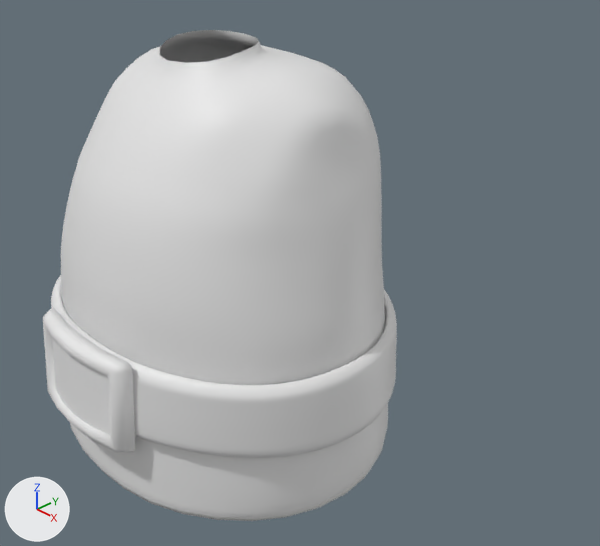
An edit to the Blender file link_awakening.blend, drawn before and after from the same camera.
Rendered twice from a 50 mm lens placed at (1.145, -0.853, 0.369), pointed at (0.131, 0.099, -0.359). The lights are fixed; the arrows at lower left show +X, +Y and +Z.

Script lines for the objects in view, before the commit:
```python
me_cube_001 = bpy.data.meshes.new('Cube.001')
me_cube_001.from_pydata(...)  # 3305 vertices, 3231 faces; spans x -0.366..0.366, y -0.294..0.303, z -0.712..0.066
me_cube_001.polygons.foreach_set('use_smooth', [True] * 3231)
me_cube_004 = bpy.data.meshes.new('Cube.004')
me_cube_004.from_pydata(...)  # 2048 vertices, 2048 faces; spans x -0.378..0.378, y -0.305..0.311, z -0.559..-0.397
me_cube_004.polygons.foreach_set('use_smooth', [True] * 2048)
me_cube_006 = bpy.data.meshes.new('Cube.006')
me_cube_006.from_pydata(...)  # 78 vertices, 70 faces; spans x -0.136..0.136, y -0.044..0.046, z -0.091..0.089
me_cube_006.polygons.foreach_set('use_smooth', [True] * 70)
ob_belt = bpy.data.objects.new('belt', me_cube_004)
ob_belt.location = (0.0, 0.0, 0.0)
ob_belt_front = bpy.data.objects.new('belt front', me_cube_006)
ob_belt_front.location = (0.0, -0.307, -0.478)
ob_belt_front.rotation_euler = (-0.0425, 0.0, 0.0)  # degrees (-2.4, 0, 0)
ob_belt_front.scale = (1.0, 0.629, 1.0)
ob_chest = bpy.data.objects.new('chest', me_cube_001)
ob_chest.location = (0.0, 0.0, 0.0)
```
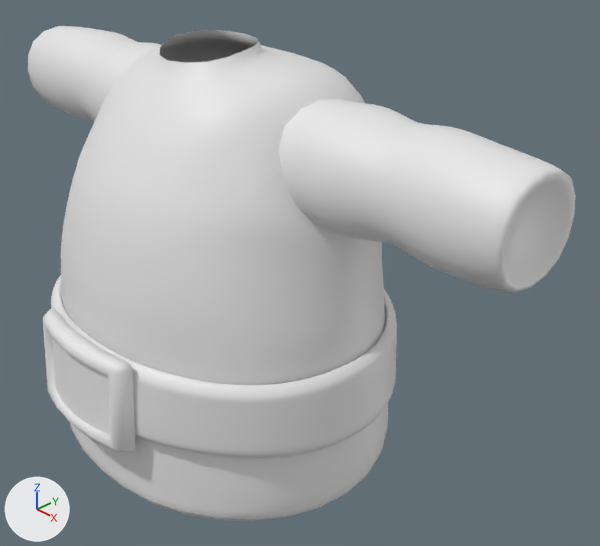
Commit message: add arm

Boxes (x1, y1, x2, y2) around the edits, measured in the pictures (600 x 546 px; the box of a moved part takes in the faces that stretch with it):
'arm', added: after (28, 26, 576, 293)
part 1 of me_cube_001, moved or reshaped: before (232, 71, 381, 253); after (232, 71, 365, 253)

What changed in the scene script:
```text
Change me_cube_001:
    where me_cube_001.from_pydata(...)  # 3305 vertices, 3231 faces; spans x -0.366..0.366, y -0.294..0.303, z -0.712..0.066
    used by ob_chest; location = (0.0, 0.0, 0.0)
    me_cube_001 part 1: 84 of 3305 vertices moved; they spanned x 0.185..0.305, y -0.07..0.189, z -0.207..0.018 and now span x 0.184..0.304, y -0.07..0.189, z -0.207..0.018; mean shift (-0.014, 0.0, 0.0); largest move (0.262, 0.116, -0.077) -> (0.241, 0.116, -0.077)
Add me_cube_007:
    me_cube_007.from_pydata(...)  # 33 vertices, 32 faces; spans x -1.78..2.64, y -0.96..1.19, z -0.99..0.97
    me_cube_007.polygons.foreach_set('use_smooth', [True] * 32)
Add ob_arm:
    ob_arm = bpy.data.objects.new('arm', me_cube_007)
    ob_arm.location = (0.316, 0.058, -0.1)
    ob_arm.scale = (0.122, 0.122, 0.122)
    _m = ob_arm.modifiers.new('Subdivision', 'SUBSURF')
    _m.levels = 2
    _m = ob_arm.modifiers.new('Mirror', 'MIRROR')
    _m.mirror_object = ob_chest
```
